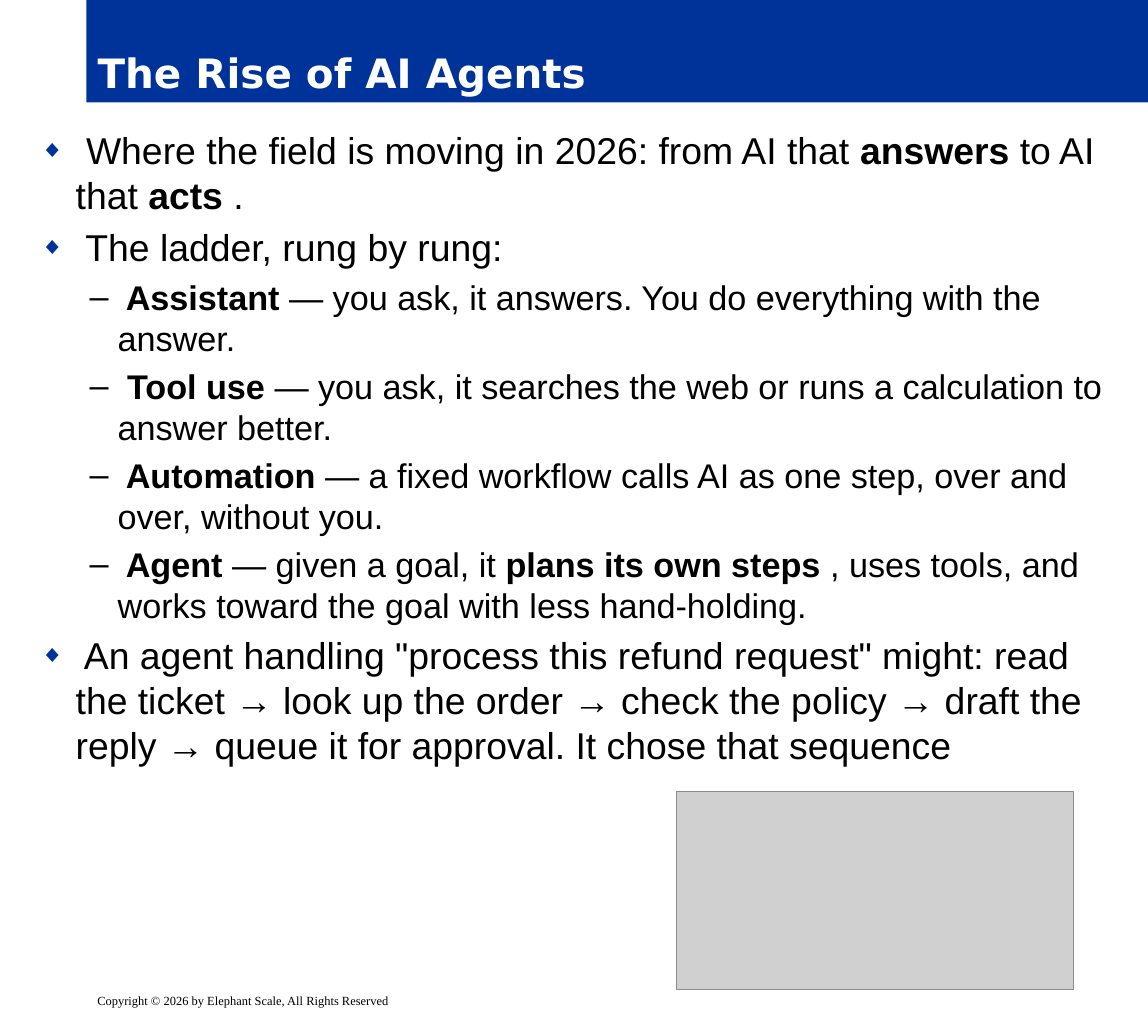
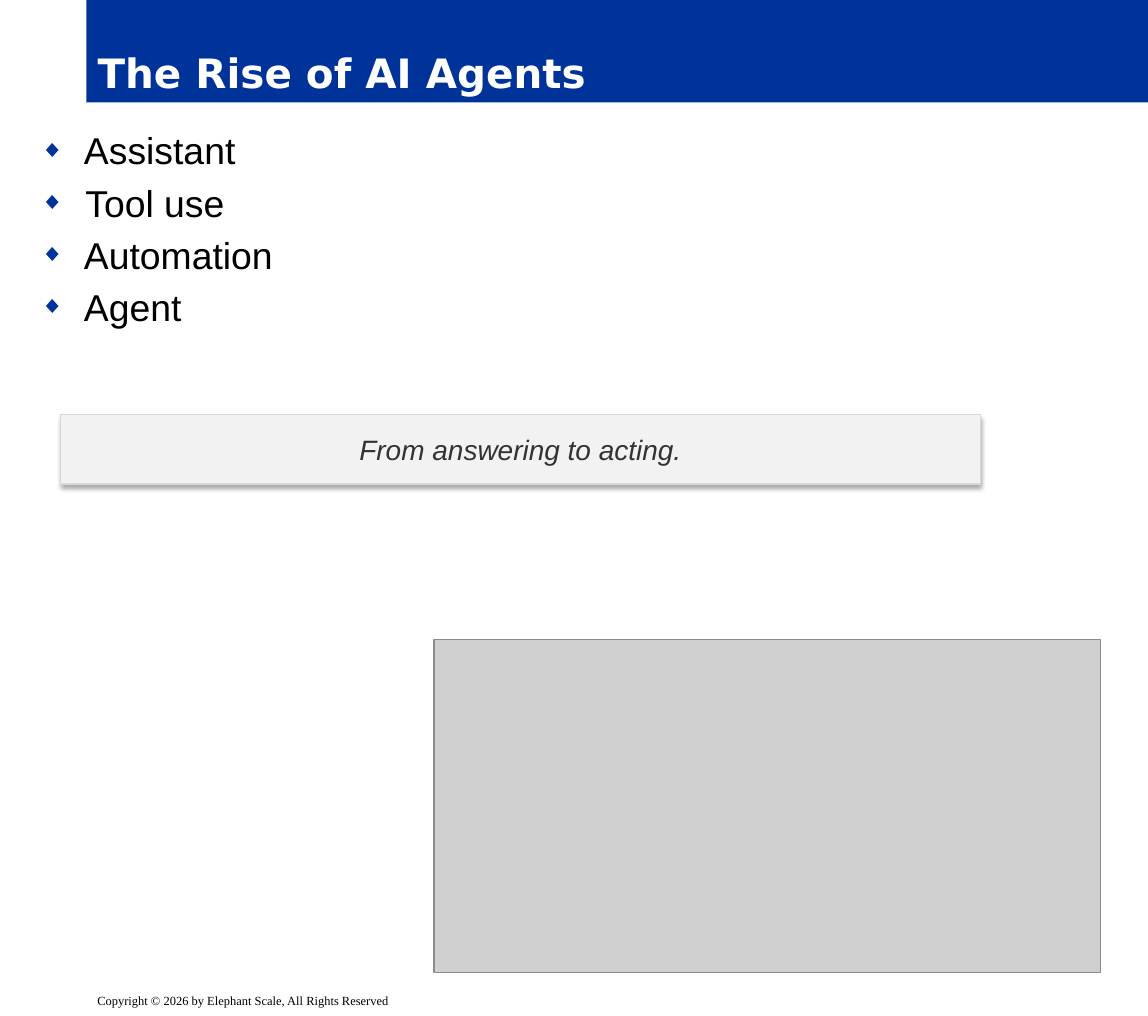
Before and after one commit to elephantscale/ai-automation-essentials, a slide deck: slide 15 of slides/release/01-foundations.pptx. Drawn at 1148x1016 pixels with LibreOffice and Linux fonts; fonts in the diff are those of the drawing; grey boxes stand for pictures; background and template pictures are left out. Boxes give left, top, right and bottom in pixels: in the first picture for what was removed or moved away, otherwise in the second. Text is boxed around its words. In the diff, an @@ line names an element or a change of style, - is before the commit and + after.

```diff
--- a/slides/release/01-foundations.pptx
+++ b/slides/release/01-foundations.pptx
@@ text at box(84, 137, 273, 329): text changed; size 22 to 24 pt @@
-◆ Where the field is moving in 2026: from AI that answers to AI that acts .
-◆ The ladder, rung by rung:
-  – Assistant — you ask, it answers. You do everything with the answer.
-  – Tool use — you ask, it searches the web or runs a calculation to answer better.
-  – Automation — a fixed workflow calls AI as one step, over and over, without you.
-  – Agent — given a goal, it plans its own steps , uses tools, and works toward the goal with less hand-holding.
-◆ An agent handling "process this refund request" might: read the ticket → look up the order → check the policy → draft the reply → queue it for approval. It chose that sequence
+◆ Assistant
+◆ Tool use
+◆ Automation
+◆ Agent
@@ rectangle added at box(60, 414, 980, 484), fill #F2F2F2, outline #D9D9D9 0.75 pt, 18 pt, text #333333, italic @@
+From answering to acting.
@@ picture: place and size @@
-picture at box(676, 792, 1073, 990)
+picture at box(435, 640, 1101, 973)
```
Also in this commit, not shown: 21 other slides changed.
